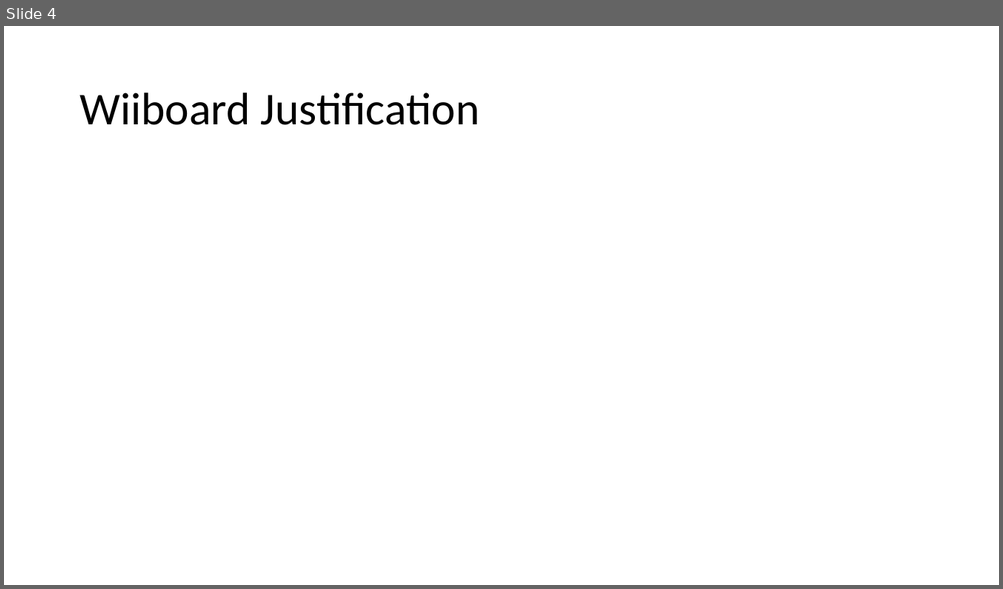
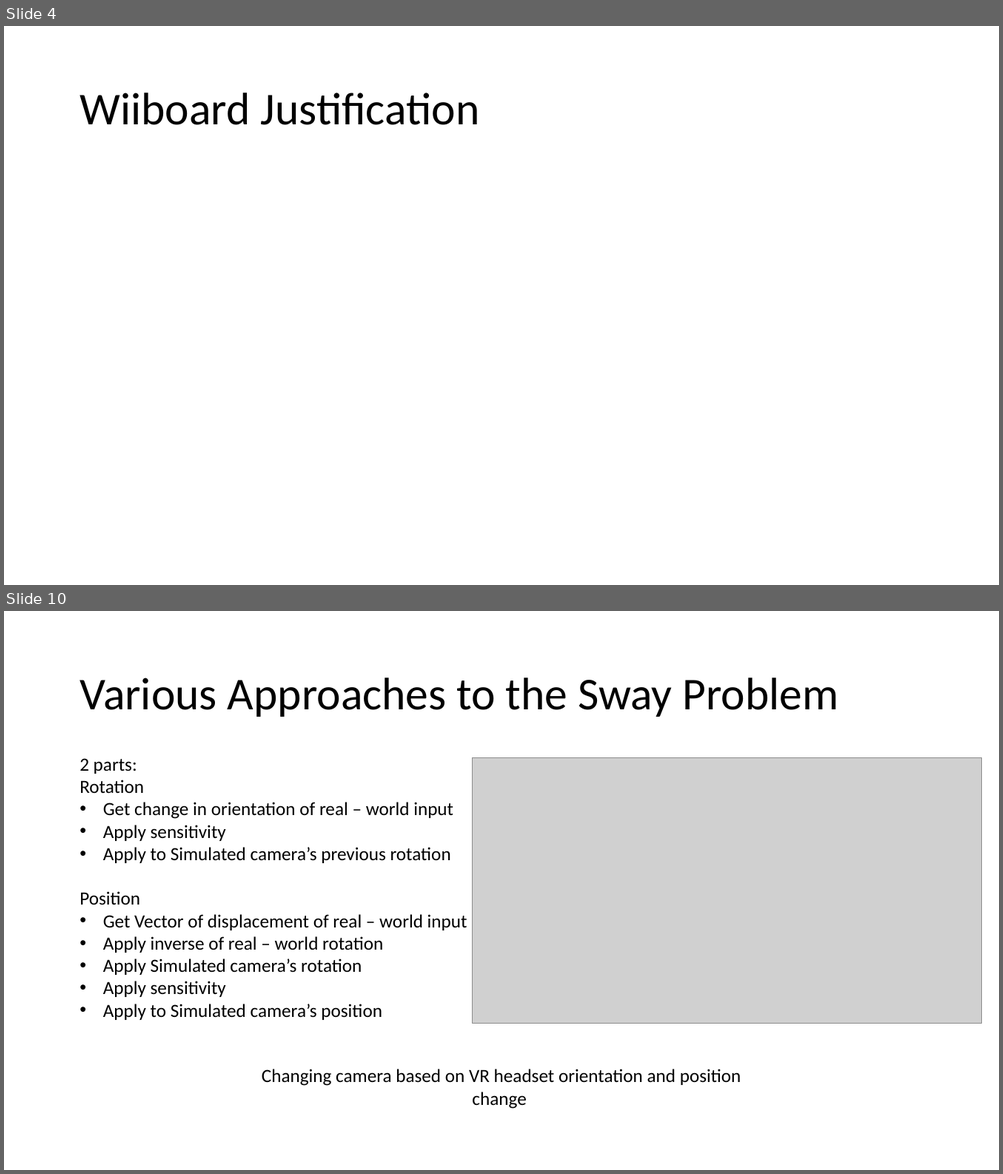
Before and after one commit to colonbrack3t/Final-Year-Project-2022, a slide deck: Final Year Project.pptx. Shown one above the other, each under a label of ours: slide 4 before the commit, slides 4 and 10 after it; the slides between them are not shown. The pictures are 1003x589 and 1003x1174 pixels, drawn with LibreOffice and Linux fonts; fonts in the diff are those of the drawing; grey boxes stand for pictures. Boxes give left, top, right and bottom in pixels: in the first picture for what was removed or moved away, otherwise in the second. Text is boxed around its words. In the diff, an @@ line names an element or a change of style, - is before the commit and + after.

```diff
--- a/Final Year Project.pptx
+++ b/Final Year Project.pptx
@@ slide 10 added at (4,611,999,1170), background #FFFFFF @@
@@ title added at (79,678,839,717), 44 pt, text #000000 @@
+Various Approaches to the Sway Problem
@@ text added at (79,758,467,1020), 18 pt, text #000000 @@
+2 parts:
+Rotation
+• Get change in orientation of real – world input
+• Apply sensitivity
+• Apply to Simulated camera’s previous rotation
+Position
+• Get Vector of displacement of real – world input
+• Apply inverse of real – world rotation
+• Apply Simulated camera’s rotation
+• Apply sensitivity
+• Apply to Simulated camera’s position
@@ picture added at (472,758,982,1025) @@
@@ text added at (262,1069,741,1109), 18 pt, text #000000 @@
+Changing camera based on VR headset orientation and position change
```
Also in this commit, not shown: 3 slides changed, 4 other slides added, 1 other file.
